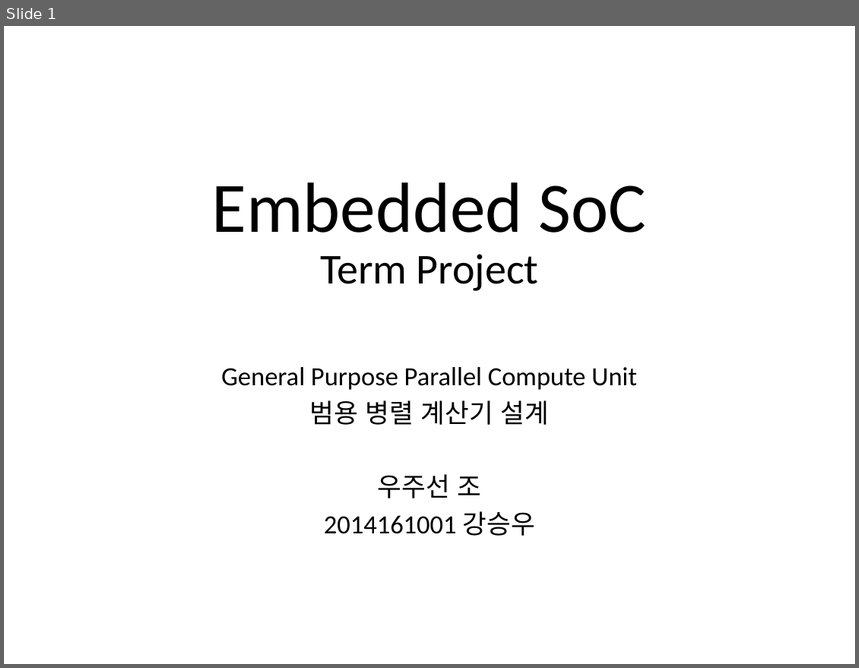
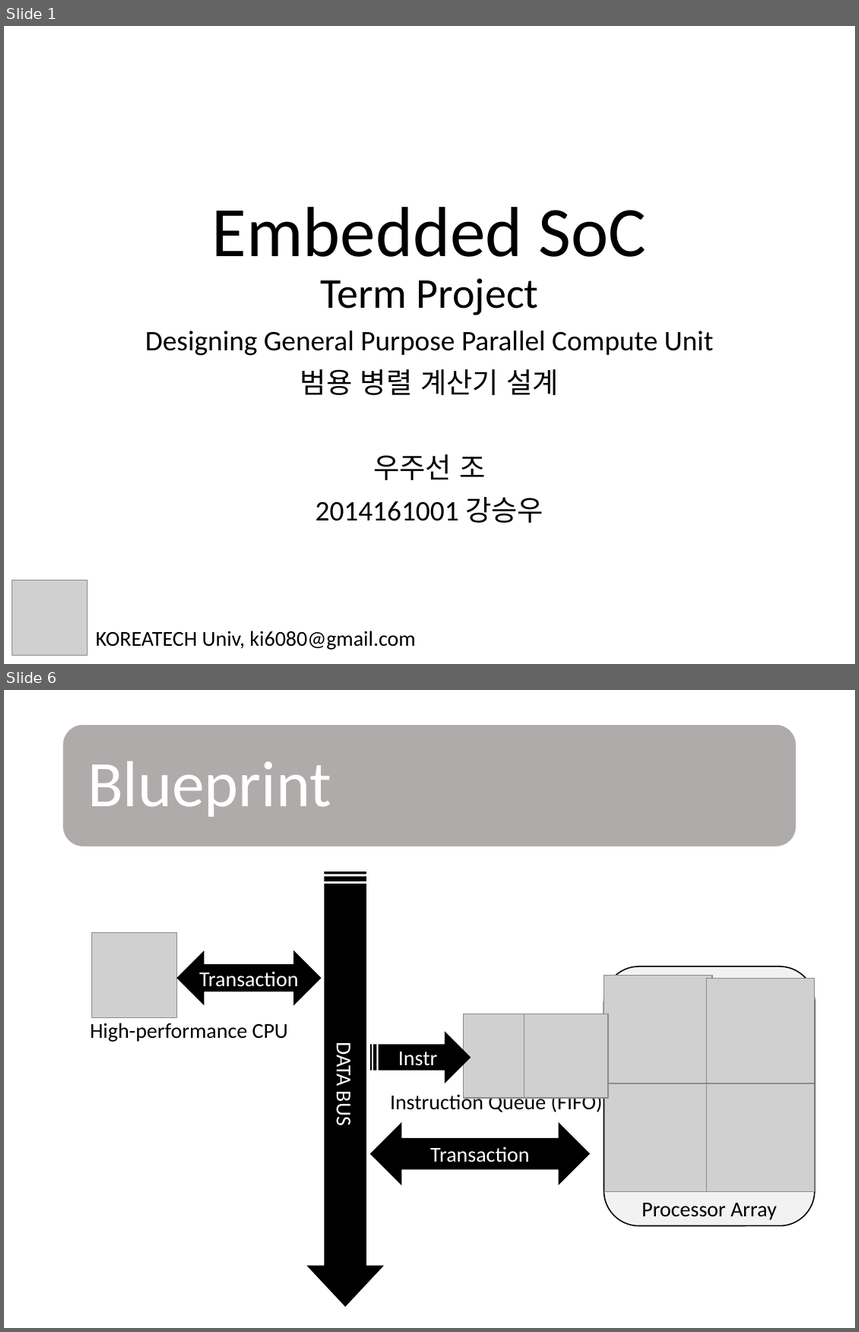
Before and after one commit to HappyNY/y3s1_socterm, a slide deck: docs/term_mid_우주선.pptx. Shown one above the other, each under a label of ours: slide 1 before the commit, slides 1 and 6 after it; the slides between them are not shown. The pictures are 859x668 and 859x1332 pixels, drawn with LibreOffice and Linux fonts; fonts in the diff are those of the drawing; grey boxes stand for pictures. Boxes give left, top, right and bottom in pixels: in the first picture for what was removed or moved away, otherwise in the second. Text is boxed around its words. In the diff, an @@ line names an element or a change of style, - is before the commit and + after.

Commit message:
Finish midterm report
- And some references for fixed point unit

```diff
--- a/docs/term_mid_우주선.pptx
+++ b/docs/term_mid_우주선.pptx
@@ slide 6 added at (x1=4, y1=690, x2=855, y2=1328), background #FFFFFF @@
@@ rounded rectangle added at (x1=63, y1=724, x2=797, y2=847), fill #AFABAB, outline #FFFFFF 1 pt @@
@@ text added at (x1=88, y1=761, x2=332, y2=817), 55 pt, text #FFFFFF @@
+Blueprint
@@ striped right arrow added at (x1=306, y1=872, x2=384, y2=1307), fill #000000, 18 pt, text #FFFFFF @@
+DATA BUS
@@ picture added at (x1=91, y1=932, x2=177, y2=1018) @@
@@ left right arrow added at (x1=177, y1=951, x2=322, y2=1006), fill #000000, 18 pt, text #FFFFFF @@
+Transaction
@@ rounded rectangle added at (x1=604, y1=967, x2=815, y2=1227), fill #F2F2F2, outline #000000 1 pt @@
@@ picture added at (x1=604, y1=975, x2=712, y2=1083) @@
@@ picture added at (x1=707, y1=979, x2=815, y2=1087) @@
@@ text added at (x1=90, y1=1023, x2=288, y2=1042), 18 pt, text #000000 @@
+High-performance CPU
@@ striped right arrow added at (x1=370, y1=1031, x2=471, y2=1083), fill #000000, 18 pt, text #FFFFFF @@
+Instr
@@ picture added at (x1=464, y1=1015, x2=547, y2=1097) @@
@@ picture added at (x1=524, y1=1015, x2=607, y2=1097) @@
@@ text added at (x1=390, y1=1092, x2=603, y2=1115), 18 pt, text #000000 @@
+Instruction Queue (FIFO)
@@ picture added at (x1=604, y1=1083, x2=712, y2=1192) @@
@@ picture added at (x1=707, y1=1083, x2=815, y2=1192) @@
@@ left right arrow added at (x1=370, y1=1122, x2=590, y2=1186), fill #000000, 18 pt, text #FFFFFF @@
+Transaction
@@ text added at (x1=642, y1=1203, x2=777, y2=1220), 18 pt, text #000000 @@
+Processor Array
@@ slide 1 changed as well @@
@@ title "Embedded SoC Term Project" moved from (x1=212, y1=183, x2=647, y2=291) to (x1=212, y1=207, x2=647, y2=316) @@
@@ subtitle "Designing General Purpose Parallel Compute ..." moved from (x1=221, y1=367, x2=637, y2=536) to (x1=145, y1=331, x2=714, y2=523) @@
@@ subtitle at (x1=145, y1=331, x2=714, y2=356): text changed; size 22.2 to 24 pt @@
-General Purpose Parallel Compute Unit
+Designing General Purpose Parallel Compute Unit
@@ subtitle at (x1=300, y1=370, x2=560, y2=523): size 22.2 to 24 pt in "범용 병렬 계산기 설계", "우주선 조", "2014161001 강승우"; line spacing 0.8 to 0.9 @@
@@ picture added at (x1=12, y1=580, x2=88, y2=656) @@
@@ text added at (x1=96, y1=631, x2=415, y2=650), 18 pt, text #000000 @@
+KOREATECH Univ, ki6080@gmail.com
```
Also in this commit, not shown: 4 other slides changed, 11 other slides added, 3 slides removed, 10 other files.
